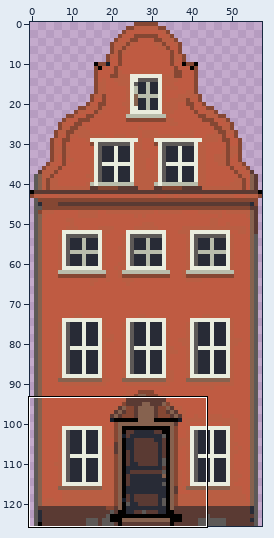
One commit to this pixel-art file: art/source/town_house2/town_house2.aseprite. Above, an overview of the earlier version with the close-up marked.
Close-up. Before:
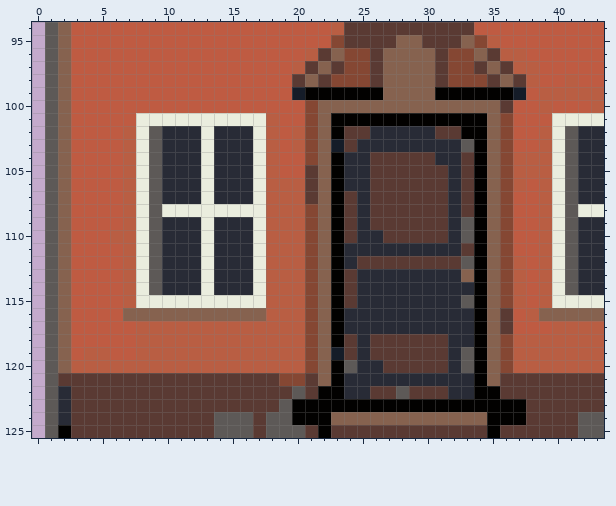
58x126 pixels, 1 frame. Shown: x 0..43, y 94..125. The commit also changed other parts of the picture, which this record leaves out.
New version:
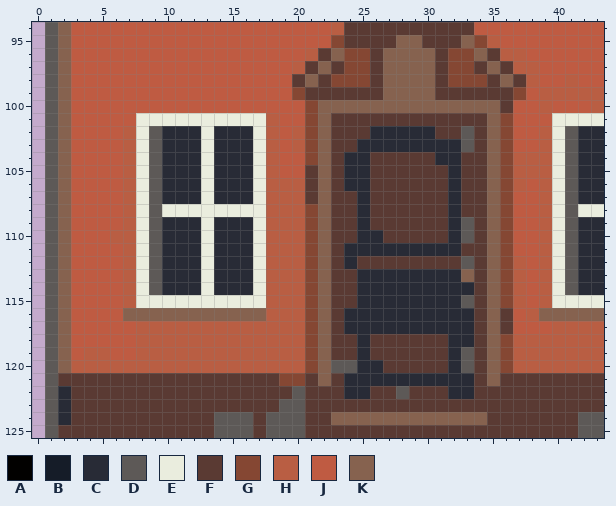
Palette (. is transparent): A #020100  B #151c28  C #282b36  D #5d5957  E #eaedde  F #5a3a33  G #854733  H #b95e43  J #bf5b42  K #86624f
The edit:
@@ x 0..43 @@
  98 .DKJJJJJJJJJJJJJJJJJFKFGGGFKKKKFGGGFKFHJJHJJ
- 99 .DKJJJJJJJJJJJJJJJJJBAAAAAAKKKKAAAAAABJHHHHH
+ 99 .DKJJJJJJJJJJJJJJJJJGFFFFFFKKKKFFFFFFGJHHHHH
 100 .DKJJJJJJJJJJJJJJJJJJGKKKKKKKKKKKKKKFJJHJJJH
-101 .DKJJJJJEEEEEEEEEEHJJGKAAAAAAAAAAAAKGJJJEEEE
-102 .DKJJJJHEDCCCECCCEHJHGKAFFCCCCCFFAAKGJJHEDCC
-103 .DKJJJJHEDCCCECCCEHJHGKBFCCCCCCCCDAKGJJHEDCC
-104 .DKJJJJHEDCCCECCCEHJJGKACCFFFFFCCFAKGHHHEDCC
-105 .DKJJJJHEDCCCECCCEHJJFKACCFFFFFFCFAKGHHHEDCC
-106 .DKJJJJHEDCCCECCCEHHHFKACCFFFFFFCFAKGHJHEDCC
-107 .DKJJJJHEDCCCECCCEHHHFKAFCFFFFFFCFAKGJJHEDCC
-108 .DKJJJJHEDEEEEEEEEHHHGKAFCFFFFFFCFAKGJJHEDEE
-109 .DKJJJJHEDCCCECCCEHHHGKAFCFFFFFFCDAKGJJHEDCC
-110 .DKJJJHHEDCCCECCCEHHHGKAFCCFFFFFCDAKGJJHEDCC
-111 .DKJJJJHEDCCCECCCEHHHGKACCCCCCCCCFAKGJJHEDCC
-112 .DKJJJJHEDCCCECCCEHHHGKACFFFFFFFFDAKGHJHEDCC
-113 .DKJJJJHEDCCCECCCEHHHGKAFCCCCCCCCKAKGHJHEDCC
-114 .DKJJJJHEDCCCECCCEHHHGKAFCCCCCCCCCAKGHJHEDCC
-115 .DKJJJJHEEEEEEEEEEHHHGKAFCCCCCCCCDAKGHJHEEEE
-116 .DKJJJJKKKKKKKKKKKHHHGKACCCCCCCCCCAKFJHKKKKK
-117 .DKJJJJJHHHHHHHHHHHHHGKACCCCCCCCCCAKFJJJHHHH
-118 .DKJJJJJHHHHHHHHHHHHHGKAFCFFFFFFCCAKGHHHHHHH
-119 .DKJHHJJHHHHHHHHHHHHHGKBFCFFFFFFCDAKGHHHHHHH
-120 .DKHHHHHHHHHHHHHHHHHHGKADCCFFFFFCDAKGHHHHHHH
-121 .DFFFFFFFFFFFFFFFFFGGFKACCCCCCCCCCAKFFFFFFFF
-122 .DCFFFFFFFFFFFFFFFFFDFAACCFFDFFFCCAAFFFFFFFF
-123 .DCFFFFFFFFFFFFFFFFDAAAAAAAAAAAAAAAAAAFFFFFF
-124 .DCFFFFFFFFFFFDDDFDDAAAKKKKKKKKKKKKAAAFFFFDD
-125 .DAFFFFFFFFFFFDDDFDDDFAFFFFFFFFFFFFAFFFFFFDD
+101 .DKJJJJJEEEEEEEEEEHJJGKFFFFFFFFFFFFKGJJJEEEE
+102 .DKJJJJHEDCCCECCCEHJHGKFFFCCCCCFFDFKGJJHEDCC
+103 .DKJJJJHEDCCCECCCEHJHGKFFCCCCCCCCDFKGJJHEDCC
+104 .DKJJJJHEDCCCECCCEHJJGKFCCFFFFFCCFFKGHHHEDCC
+105 .DKJJJJHEDCCCECCCEHJJFKFCCFFFFFFCFFKGHHHEDCC
+106 .DKJJJJHEDCCCECCCEHHHFKFCCFFFFFFCFFKGHJHEDCC
+107 .DKJJJJHEDCCCECCCEHHHFKFFCFFFFFFCFFKGJJHEDCC
+108 .DKJJJJHEDEEEEEEEEHHHGKFFCFFFFFFCFFKGJJHEDEE
+109 .DKJJJJHEDCCCECCCEHHHGKFFCFFFFFFCDFKGJJHEDCC
+110 .DKJJJHHEDCCCECCCEHHHGKFFCCFFFFFCDFKGJJHEDCC
+111 .DKJJJJHEDCCCECCCEHHHGKFCCCCCCCCCFFKGJJHEDCC
+112 .DKJJJJHEDCCCECCCEHHHGKFCFFFFFFFFDFKGHJHEDCC
+113 .DKJJJJHEDCCCECCCEHHHGKFFCCCCCCCCKFKGHJHEDCC
+114 .DKJJJJHEDCCCECCCEHHHGKFFCCCCCCCCCFKGHJHEDCC
+115 .DKJJJJHEEEEEEEEEEHHHGKFFCCCCCCCCDFKGHJHEEEE
+116 .DKJJJJKKKKKKKKKKKHHHGKFCCCCCCCCCCFKFJHKKKKK
+117 .DKJJJJJHHHHHHHHHHHHHGKFCCCCCCCCCCFKFJJJHHHH
+118 .DKJJJJJHHHHHHHHHHHHHGKFFCFFFFFFCCFKGHHHHHHH
+119 .DKJHHJJHHHHHHHHHHHHHGKFFCFFFFFFCDFKGHHHHHHH
+120 .DKHHHHHHHHHHHHHHHHHHGKDDCCFFFFFCDFKGHHHHHHH
+121 .DFFFFFFFFFFFFFFFFFGGFKFCCCCCCCCCCFKFFFFFFFF
+122 .DCFFFFFFFFFFFFFFFFFDFFFCCFFDFFFCCFFFFFFFFFF
+123 .DCFFFFFFFFFFFFFFFFDDFFFFFFFFFFFFFFFFFFFFFFF
+124 .DCFFFFFFFFFFFDDDFDDDFFKKKKKKKKKKKKFFFFFFFDD
+125 .DFFFFFFFFFFFFDDDFDDDFFFFFFFFFFFFFFFFFFFFFDD
Pixel boxes of the changes (left, top, right, bottom) in both close-ups:
changed: (292, 87, 526, 438)
changed: (58, 425, 71, 438)
